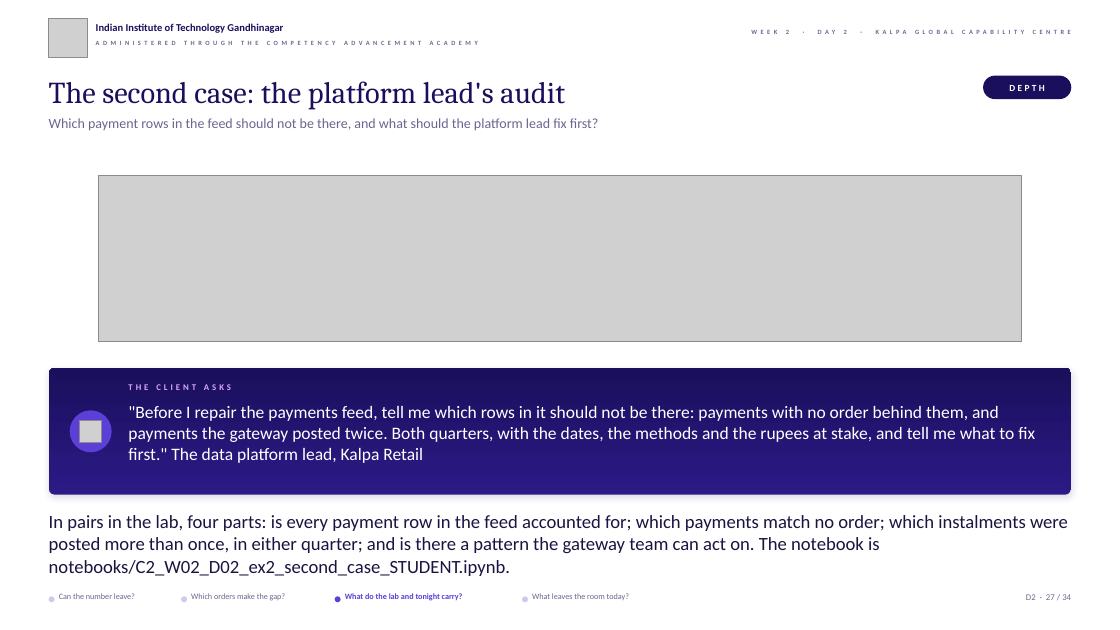
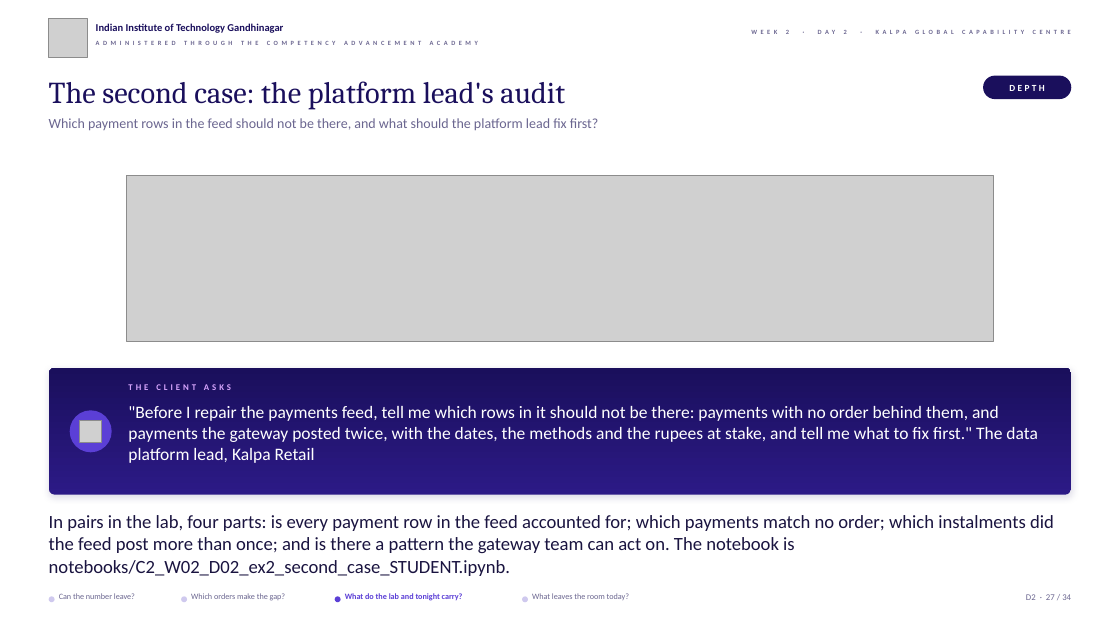
Before and after one commit to fde-academy-lab/c2-content-factory, a slide deck: slide 27 of content/W02/D2/slides/C2_W02_D02_half2_STUDENT.pptx. Drawn at 1120x630 pixels with LibreOffice and Linux fonts; fonts in the diff are those of the drawing; grey boxes stand for pictures; background and template pictures are left out. Boxes give left, top, right and bottom in pixels: in the first picture for what was removed or moved away, otherwise in the second. Text is boxed around its words. In the diff, an @@ line names an element or a change of style, - is before the commit and + after.

```diff
--- a/content/W02/D2/slides/C2_W02_D02_half2_STUDENT.pptx
+++ b/content/W02/D2/slides/C2_W02_D02_half2_STUDENT.pptx
@@ picture: place and size @@
-picture at <box>98,176,1021,341</box>
+picture at <box>127,176,993,341</box>
@@ text at <box>128,406,1037,463</box>: text changed @@
-"Before I repair the payments feed, tell me which rows in it should not be there: payments with no order behind them, and payments the gateway posted twice. Both quarters, with the dates, the methods and the rupees at stake, and tell me what to fix first." The data platform lead, Kalpa Retail
+"Before I repair the payments feed, tell me which rows in it should not be there: payments with no order behind them, and payments the gateway posted twice, with the dates, the methods and the rupees at stake, and tell me what to fix first." The data platform lead, Kalpa Retail
@@ text at <box>49,515,1054,576</box>: text changed @@
-In pairs in the lab, four parts: is every payment row in the feed accounted for; which payments match no order; which instalments were posted more than once, in either quarter; and is there a pattern the gateway team can act on. The notebook is notebooks/C2_W02_D02_ex2_second_case_STUDENT.ipynb.
+In pairs in the lab, four parts: is every payment row in the feed accounted for; which payments match no order; which instalments did the feed post more than once; and is there a pattern the gateway team can act on. The notebook is notebooks/C2_W02_D02_ex2_second_case_STUDENT.ipynb.
```
Also in this commit, not shown: 4 other slides changed, 4 other files.
